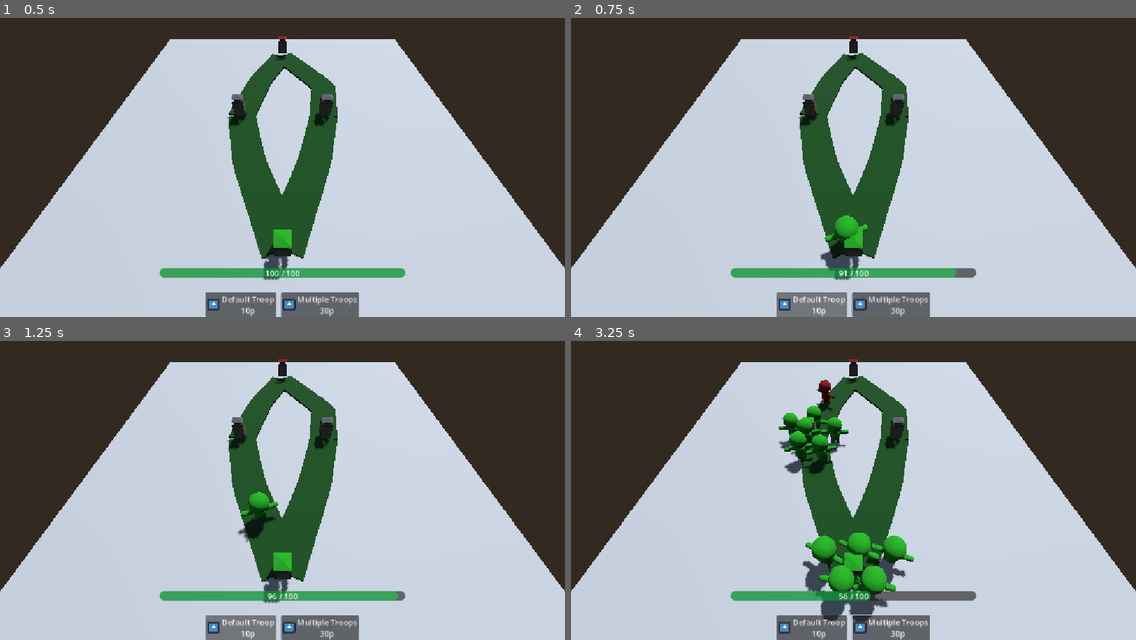
Above: before the commit, frames 1-4 (two rows, left to right).
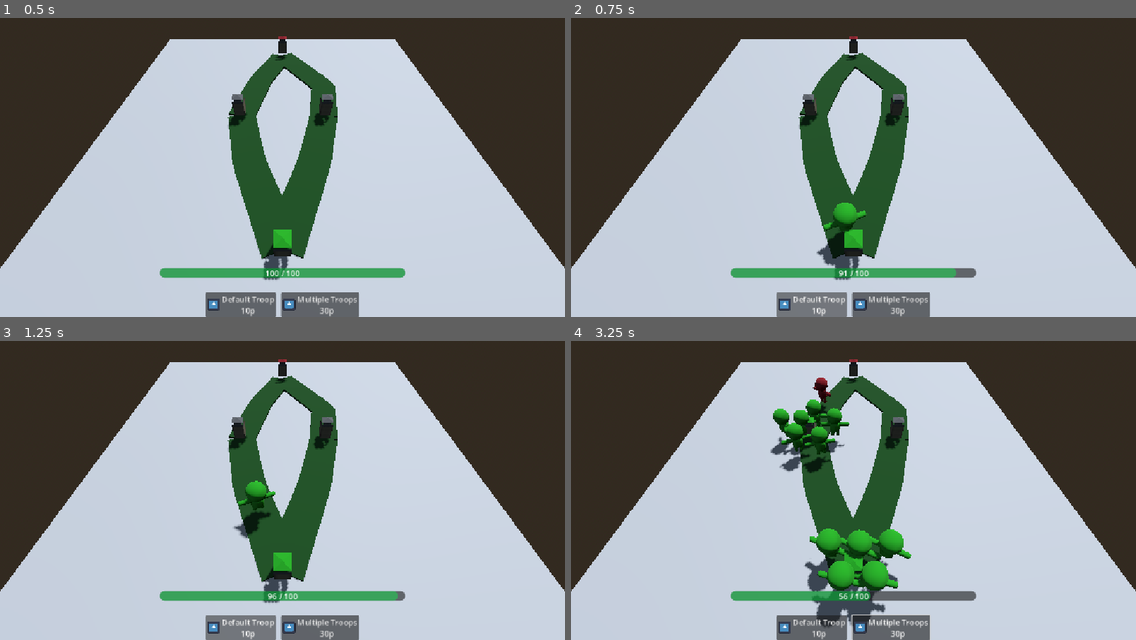
Above: after the commit, the same moments.

Repository: redd096/CrossCommunityGameJam2026
Game: Godot game, scene res://Scenes/game_scene.tscn
The game is run twice, just before and just after one commit, with the same random seed, the same clock (stepped at 60 frames per second) and the same inputs. The engine's default icon, where the game draws it, is replaced by a stand-in: a white triangle on a blue panel in a dark square.
Inputs (mouse positions are in pixels of both pictures, inside the frame that each line leads up to):
- Up to frame 1 (0.5 s): no input
- Up to frame 2 (0.75 s): click "Default Troop 10p" at 0.5 s
- Up to frame 3 (1.25 s): no input
- Up to frame 4 (3.25 s): click "Multiple Troops 30p" at 1.25 s; move the mouse to (977, 466) at 2.02 s; hold Right (ui_right) 2.03-2.78 s; click (977, 466) at 2.17 s; move the mouse to (740, 496) at 2.77 s; hold Down (ui_down) from 2.78 s (still down); tap Enter (ui_accept) at 3.02 s

Frame 1 is identical in both runs. In frame 2, 0.7% of the frame differs, in the area x 43-53%, y 61-85%; in frame 3, 0.7%; in frame 4, 4.0%, in the area x 35-61%, y 12-96%.

Commit message:
fix spawn height

Diff:
--- a/Scripts/units/movable_orphan_unit.gd
+++ b/Scripts/units/movable_orphan_unit.gd
@@ -4,6 +4,7 @@
 ## Base class for a movable unit, used by Player and Enemy
 
 @export var state_machine: UnitStateMachineComponent
+@export var spawn_height: float = 1.0 ## fix spawn height, to avoid see unit half in the ground
 
 
 ## Place the unit on its formation slot, then start the state machine [br]
@@ -13,7 +14,7 @@
 	setup(map_node)
 
 	# then move to slot
-	global_position += Vector3(formation_slot.x, 0.0, formation_slot.y)
+	global_position += Vector3(formation_slot.x, spawn_height, formation_slot.y)
 
 	# and start statemachine
 	state_machine.setup(map_node, formation_slot)
